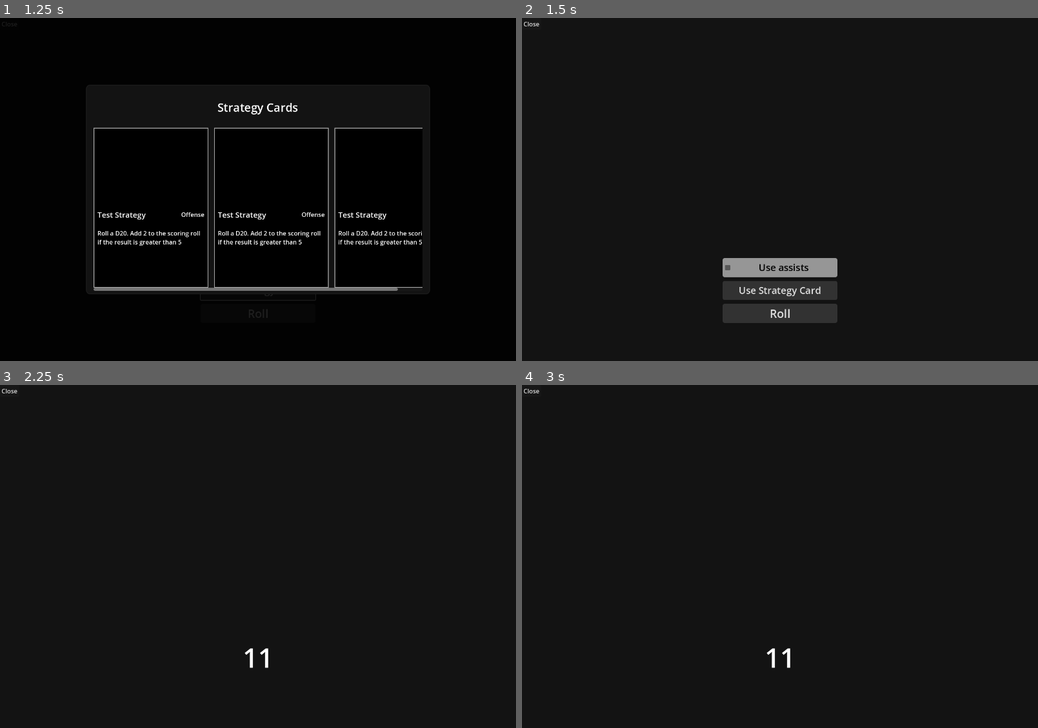
Above: before the commit, frames 1-4 (two rows, left to right).
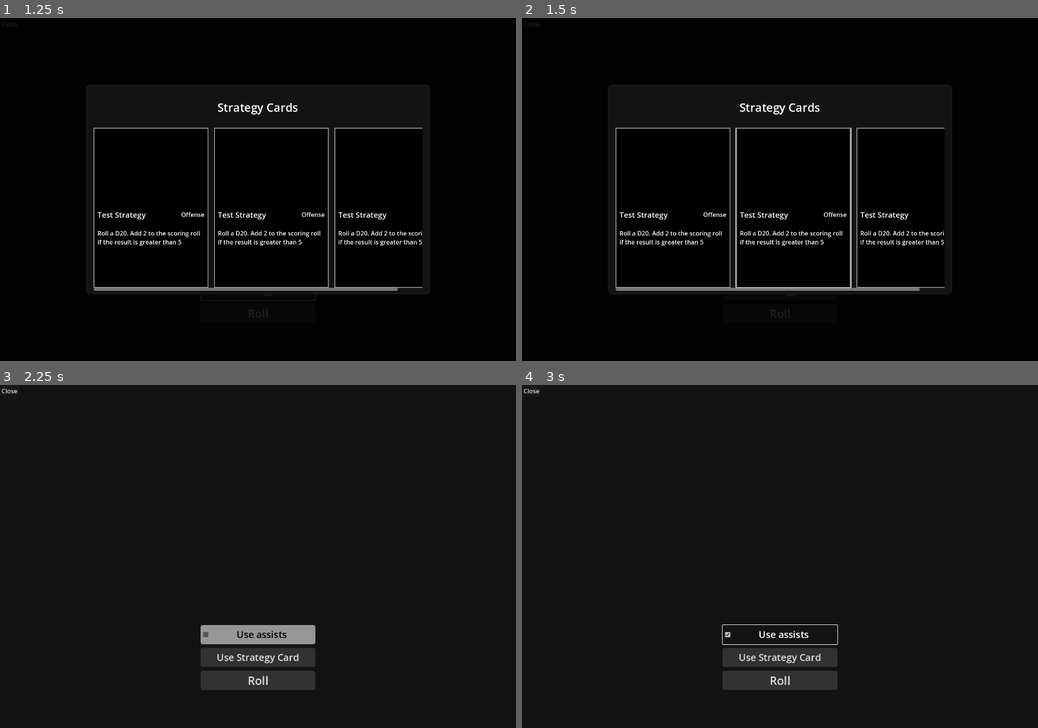
Above: after the commit, the same moments.

Repository: david8zhang/basketball-card-game
Game: Godot game, scene res://prefabs/MatchupContainer.tscn
The game is run twice, just before and just after one commit, with the same random seed, the same clock (stepped at 60 frames per second) and the same inputs. This scene is started directly instead of the project's main scene.
Inputs (mouse positions are in pixels of both pictures, inside the frame that each line leads up to):
- Up to frame 1 (1.25 s): click "Use Strategy Card" at 0.5 s
- Up to frame 2 (1.5 s): click "Use assists" at 1.25 s
- Up to frame 3 (2.25 s): click "Roll" at 2 s
- Up to frame 4 (3 s): click (780, 635) at 2.75 s, where only the run after the commit has a clickable "Use assists"

Frame 1 is identical in both runs. In frame 2, 6.1% of the frame differs, in the area x 0-82%, y 1-89%; in frame 3, 3.6%; in frame 4, 2.7%.
Error before the commit: Invalid access to property or key 'marker' on a base object of type 'Nil'. (res://scripts/MatchupContainer.gd:187)

Commit message:
process roll bonuses and dice roll conditions

Diff:
--- a/resources/strategy/Test.tres
+++ b/resources/strategy/Test.tres
@@ -16,12 +16,19 @@
 comparator_type = 2
 condition_type = 1
 
+[sub_resource type="Resource" id="Resource_465fk"]
+script = ExtResource("2_fhwci")
+dice_roll_thres = 5
+dice_type = 20
+comparator_type = 2
+condition_type = 1
+
 [resource]
 script = ExtResource("3_wax5g")
 strategy_type = 0
 card_name = "Test Strategy"
 card_description = "Roll a D20. Add 2 to the scoring roll if the result is greater than 5"
-condition_1 = Array[Resource("res://scripts/StrategyCardCondition.gd")]([SubResource("Resource_umxpl")])
+condition_1 = Array[Resource("res://scripts/StrategyCardCondition.gd")]([SubResource("Resource_umxpl"), SubResource("Resource_465fk")])
 bonus_1 = Array[Resource("res://scripts/StrategyCardBonus.gd")]([SubResource("Resource_8wcse")])
 condition_2 = Array[Resource("res://scripts/StrategyCardCondition.gd")]([])
 bonus_2 = Array[Resource("res://scripts/StrategyCardBonus.gd")]([])
--- a/scripts/MatchupContainer.gd
+++ b/scripts/MatchupContainer.gd
@@ -21,6 +21,10 @@
 var matchup_score: MatchupPtsAsstsRebs
 var strategy_card_selector: StrategyCardSelector
 var curr_assists := 0
+var strategy_roll_bonuses := 0
+var strategy_off_bonuses := 0
+var strategy_def_bonuses := 0
+var strategy_score_bonuses := 0
 
 signal calc_complete
 signal matchup_complete(all_stats: Dictionary, side: Game.Side, assists_used: int)
@@ -462,5 +466,6 @@
 	strategy_card_selector = strategy_card_selector_scene.instantiate() as StrategyCardSelector
 	strategy_card_selector.off_player = get_off_player_card()
 	strategy_card_selector.def_player = get_def_player_card()
+	strategy_card_selector.matchup_container = self
 	add_child(strategy_card_selector)
 	strategy_card_selector.on_close.connect(on_clear_fn)
--- a/scripts/StrategyCardSelector.gd
+++ b/scripts/StrategyCardSelector.gd
@@ -7,17 +7,29 @@
 
 var off_player: BallPlayerCard
 var def_player: BallPlayerCard
+var matchup_container: MatchupContainer
 var all_strategy_card_configs = []
 var strategy_cards = []
 const NUM_STRATEGY_CARDS = 3
 
+var cb_results = []
+var curr_cb_result_to_process_idx = 0
+var c_results = []
+var curr_c_result_to_process_idx = 0
+var b_results = []
+var curr_b_result_to_process_idx = 0
+
 signal on_close
+signal on_cr_finished
+signal on_br_finished
 
 func _init():
 	for file_name in DirAccess.get_files_at("res://resources/strategy"):
 		if (file_name.get_extension() == "tres"):
 			var strategy_card_config = load("res://resources/strategy/" + file_name) as StrategyCardConfig
 			all_strategy_card_configs.append(strategy_card_config)
+	on_cr_finished.connect(handle_cr_finished)
+	on_br_finished.connect(handle_br_finished)
 
 func _ready():
 	close_button.pressed.connect(on_close_selector)
@@ -29,8 +41,74 @@
 		card_container.add_child(strategy_card)
 
 func select_strategy_card(sc: StrategyCard):
-	var condition_bonus_result = sc.strategy_card_config.process(off_player, def_player)
-	on_close_selector()
+	cb_results = sc.strategy_card_config.process(off_player, def_player) as Array[StrategyCardConfig.ConditionBonusResult]
+	process_curr_cb_result()
+
+func handle_cbr_finished():
+	if curr_cb_result_to_process_idx == cb_results.size() - 1:
+		print("Finished processing all condition bonus results!")
+		on_close.emit()
+	else:
+		curr_cb_result_to_process_idx += 1
+		process_curr_cb_result()
+
+func process_curr_cb_result():
+	var curr_cb_result = cb_results[curr_cb_result_to_process_idx] as StrategyCardConfig.ConditionBonusResult
+	c_results = curr_cb_result.condition_results as Array[StrategyCardCondition.ConditionResult]
+	b_results = curr_cb_result.bonus_results as Array[StrategyCardBonus.BonusResult]
+	process_curr_condition()
+
+func handle_cr_finished():
+	if curr_c_result_to_process_idx == c_results.size() - 1:
+		process_curr_bonus()
+	else:
+		curr_c_result_to_process_idx += 1
+		process_curr_condition()
+
+func process_curr_condition():
+	var condition_result = c_results[curr_c_result_to_process_idx] as StrategyCardCondition.ConditionResult
+	match condition_result.condition_type:
+		StrategyCardCondition.StrategyCardConditionType.DICE_ROLL:
+			var dice_roll_cr = condition_result as DiceRollCondition.DiceRollConditionResult
+			show_dice_roll(dice_roll_cr.dice_roll_result)
+
+func show_dice_roll_result(roll_result: int, timer: Timer):
+	timer.queue_free()
+	print("Rolled: " + str(roll_result))
+	on_cr_finished.emit()
+
+func show_dice_roll(roll_result):
+	print("Rolling dice...")
+	var timer = Timer.new()
+	timer.one_shot = true
+	timer.autostart = true
+	timer.wait_time = 2
+	var on_timeout = Callable(self, "show_dice_roll_result").bind(roll_result, timer)
+	timer.timeout.connect(on_timeout)
+	add_child(timer)
+
+func handle_br_finished():
+	if curr_b_result_to_process_idx == b_results.size() - 1 or b_results.is_empty():
+		handle_cbr_finished()
+	else:
+		curr_b_result_to_process_idx += 1
+		process_curr_bonus()
+
+func process_curr_bonus():
+	if b_results.size() > 0:
+		var bonus_result = b_results[curr_b_result_to_process_idx] as StrategyCardBonus.BonusResult
+		match bonus_result.bonus_type:
+			StrategyCardBonus.StrategyCardBonusType.ROLL:
+				var roll_br = bonus_result as RollBonus.RollBonusResult
+				add_roll_bonus(roll_br)
+	else:
+		on_br_finished.emit()
+
+func add_roll_bonus(roll_br: RollBonus.RollBonusResult):
+	var bonus_amount = roll_br.roll_bonus_amount
+	matchup_container.strategy_roll_bonuses = bonus_amount
+	print("Add " + str(bonus_amount) + " to roll")
+	on_br_finished.emit()
 
 func on_close_selector():
 	on_close.emit()
Not shown: 1 places in resources/strategy/Test.tres that only renumber resources
